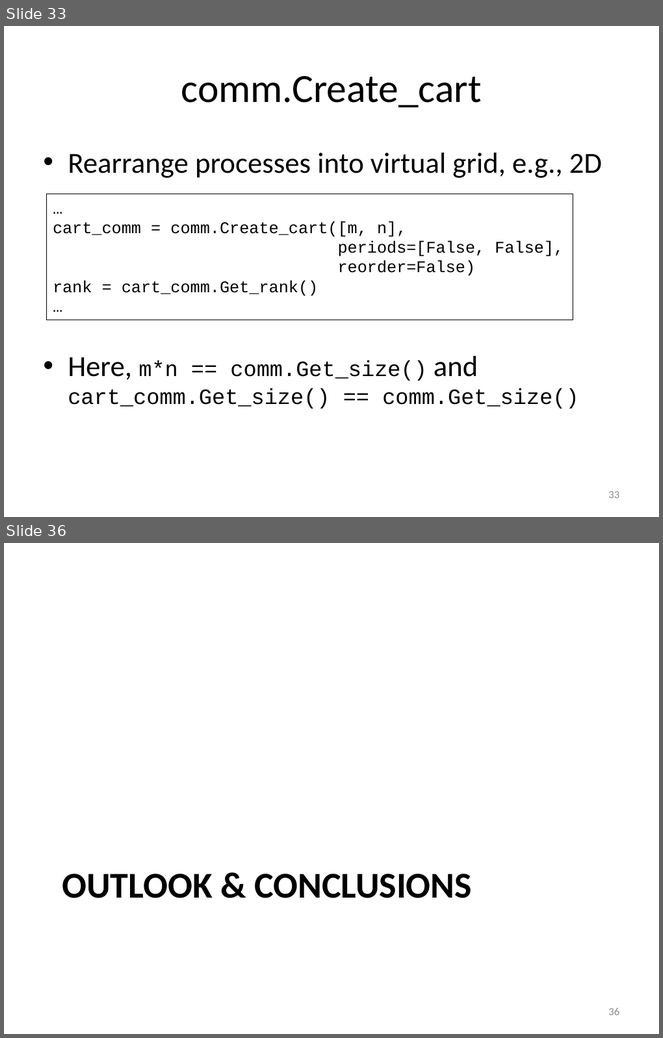
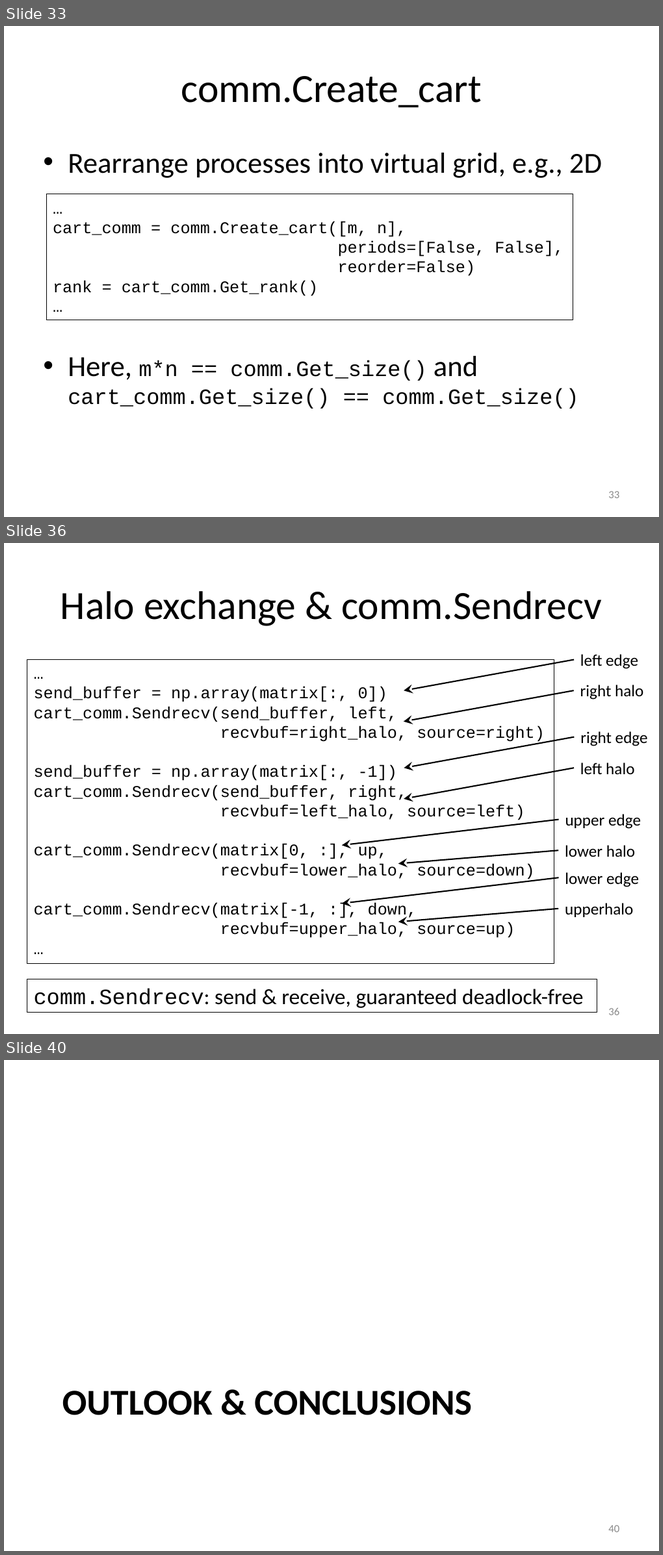
Before and after one commit to gjbex/training-material, a slide deck: Python/Mpi4py/mpi4py.pptx. Shown one above the other, each under a label of ours: slides 33 and 36 before the commit, slides 33, 36 and 40 after it; the slides between them are not shown. The pictures are 663x1038 and 663x1555 pixels, drawn with LibreOffice and Linux fonts; fonts in the diff are those of the drawing. Boxes give left, top, right and bottom in pixels: in the first picture for what was removed or moved away, otherwise in the second. Text is boxed around its words. In the diff, an @@ line names an element or a change of style, - is before the commit and + after.

```diff
--- a/Python/Mpi4py/mpi4py.pptx
+++ b/Python/Mpi4py/mpi4py.pptx
@@ slide 36 added at [4, 543, 659, 1034], background #FFFFFF @@
@@ title added at [61, 591, 601, 626], 44 pt, text #000000 @@
+Halo exchange & comm.Sendrecv
@@ rectangle added at [27, 659, 554, 964], outline #000000 0.75 pt, 18 pt, text #000000 @@
+…
+send_buffer = np.array(matrix[:, 0])
+cart_comm.Sendrecv(send_buffer, left,
+recvbuf=right_halo, source=right)
+send_buffer = np.array(matrix[:, -1])
+cart_comm.Sendrecv(send_buffer, right,
+recvbuf=left_halo, source=left)
+cart_comm.Sendrecv(matrix[0, :], up,
+recvbuf=lower_halo, source=down)
+cart_comm.Sendrecv(matrix[-1, :], down,
+recvbuf=upper_halo, source=up)
+…
@@ arrow added from (574, 659) to (404, 691), #000000 1.5 pt @@
@@ text added at [581, 654, 638, 669], 18 pt, text #000000 @@
+left edge
@@ arrow added from (574, 691) to (404, 722), #000000 1.5 pt @@
@@ text added at [581, 685, 644, 700], 18 pt, text #000000 @@
+right halo
@@ group added at [404, 731, 648, 799]: 2 texts, 2 arrows @@
+right edge
+left halo
@@ group added at [342, 814, 641, 864]: 2 texts, 2 arrows @@
+upper edge
+lower halo
@@ group added at [342, 873, 639, 923]: 2 texts, 2 arrows @@
+lower edge
+upperhalo
@@ rectangle added at [27, 979, 597, 1012], outline #000000 0.75 pt, 24 pt, text #000000 @@
+comm.Sendrecv: send & receive, guaranteed deadlock-free
@@ page number added at [608, 1008, 620, 1016], 12 pt, text #8C8C8C @@
+36
@@ what was slide 36 is now slide 40 @@
@@ page number at [608, 1525, 620, 1533]: text changed @@
-36
+40
```
Also in this commit, not shown: 7 slides changed, 5 other slides added, 2 slides removed.
